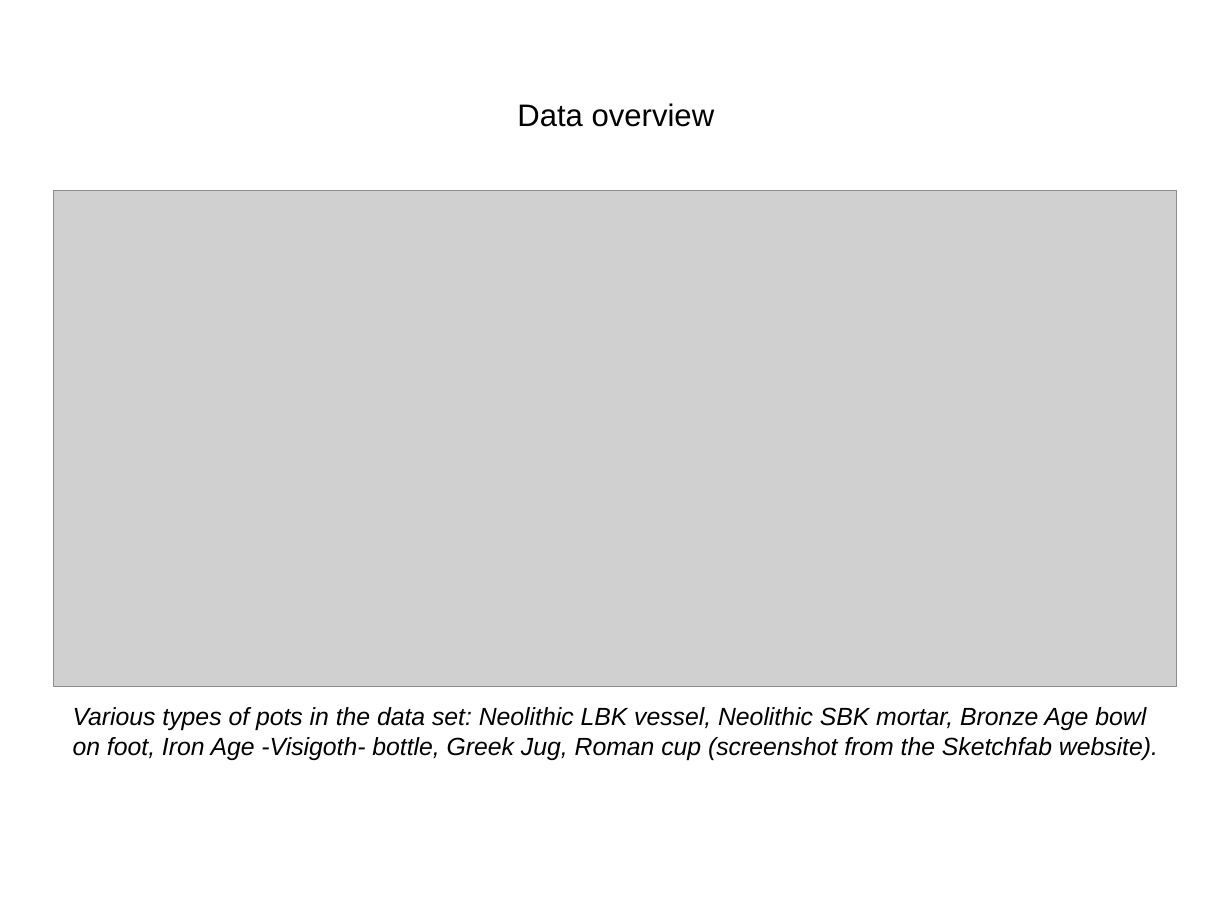
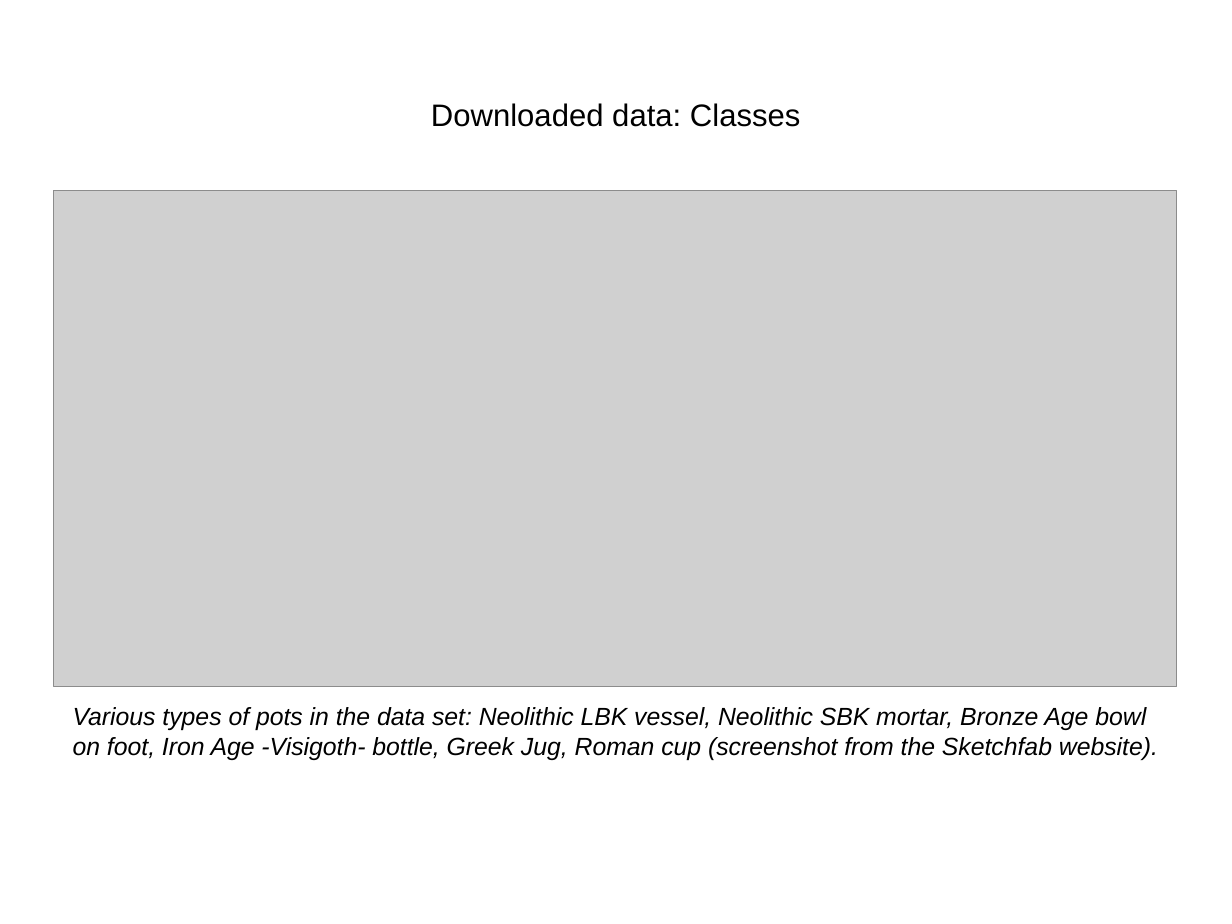
Before and after one commit to aot29/pottery_classifier, a slide deck: slide 7 of Paper/Presentation.odp (slide 4 before the commit). Drawn at 1232x924 pixels with LibreOffice and Linux fonts; fonts in the diff are those of the drawing; grey boxes stand for pictures. Boxes give left, top, right and bottom in pixels: in the first picture for what was removed or moved away, otherwise in the second. Text is boxed around its words. In the diff, an @@ line names an element or a change of style, - is before the commit and + after.

```diff
--- a/Paper/Presentation.odp
+++ b/Paper/Presentation.odp
@@ title at bbox=[431, 103, 801, 127]: text changed @@
-Data overview
+Downloaded data: Classes
```
Also in this commit, not shown: 10 slides added, 17 other files.
